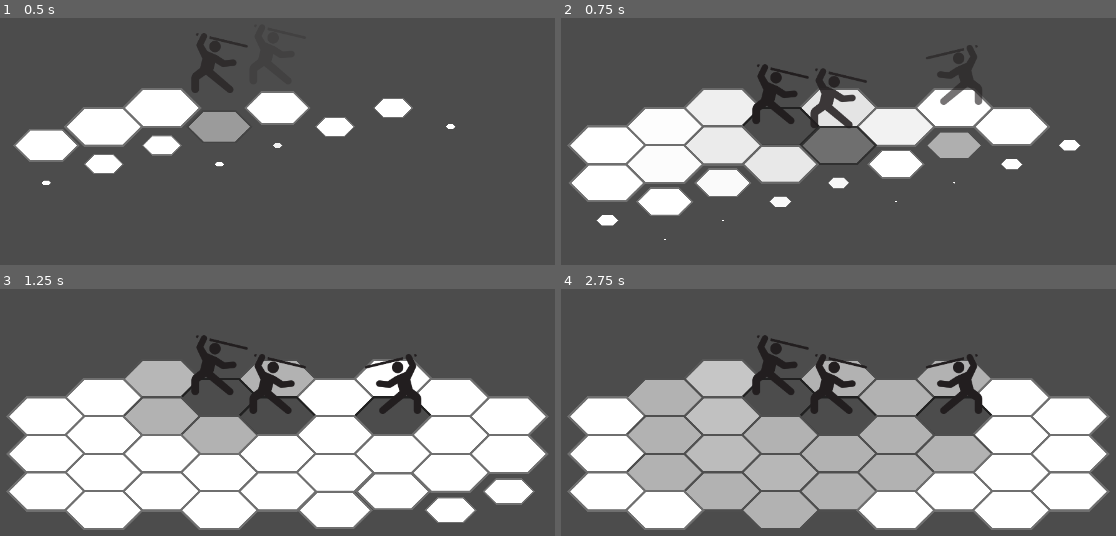
Above: before the commit, frames 1-4 (two rows, left to right).
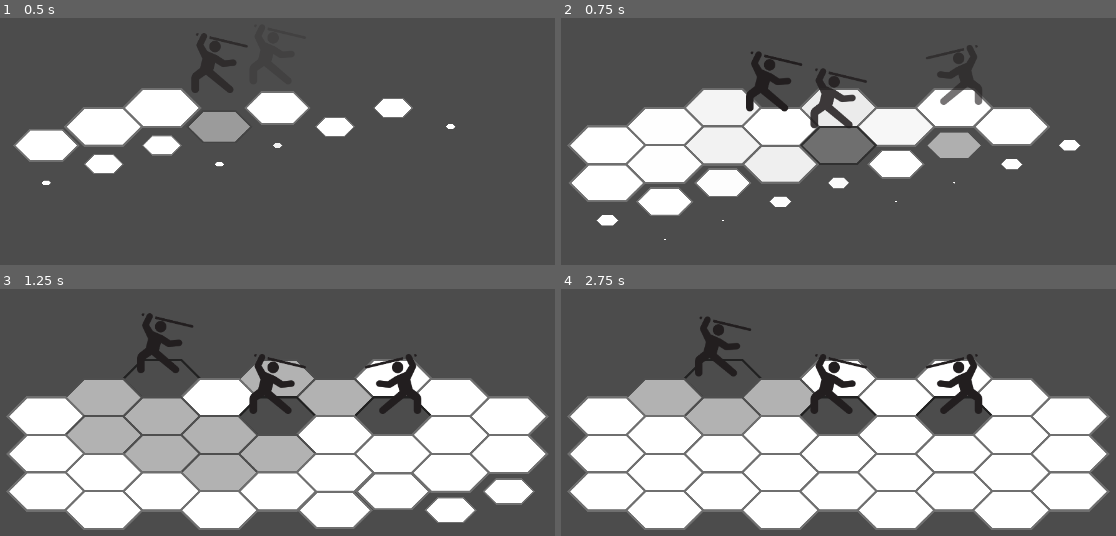
Above: after the commit, the same moments.

Repository: eduregis/hexachronos
Game: Godot game, scene res://View/Scenes/Scene1.tscn
Two runs of this game, one before a commit and one after it. Both use one fixed random seed, a clock stepped at 60 frames per second and the inputs below.
Inputs (mouse positions are in pixels of both pictures, inside the frame that each line leads up to):
- Up to frame 1 (0.5 s): no input
- Up to frame 2 (0.75 s): tap Enter (ui_accept) at 0.5, 0.6 s; move the mouse to (721, 106) at 0.52 s; hold Right (ui_right) from 0.53 s (still down); click (721, 106) at 0.67 s
- Up to frame 3 (1.25 s): keep holding Right (ui_right); tap Enter (ui_accept) at 0.77, 1.07 s
- Up to frame 4 (2.75 s): move the mouse to (838, 377) at 1.27 s; release Right (ui_right) at 1.28 s; tap Enter (ui_accept) at 1.35, 1.52, 1.82, 2.1 s; click (838, 377) at 1.42 s; move the mouse to (955, 377) at 2.02 s; hold Right (ui_right) from 2.03 s (still down); click (955, 377) at 2.17 s

Frame 1 is identical in both runs. In frame 2, 2.5% of the frame differs, in the area x 32-47%, y 13-52%; in frame 3, 14%; in frame 4, 27%, in the area x 11-78%, y 11-98%.

Commit message:
ajusts in scene1

Diff:
--- a/Controller/Scenes/BasicScene.gd
+++ b/Controller/Scenes/BasicScene.gd
@@ -17,7 +17,7 @@
 signal end_of_dialogue
 
 func _process(delta):
-	if Input.is_action_just_pressed("ui_accept") && characters.size() > 0:
+	if Input.is_action_just_pressed("ui_right") && characters.size() > 0:
 		next_turn_stage()
 
 #	funções à serem sobreescritas
--- a/Controller/Scenes/Scene1.gd
+++ b/Controller/Scenes/Scene1.gd
@@ -6,23 +6,22 @@
 	set_ally("Tanker", 1, 1)
 	set_ally("Mechanic", 2, 2)
 	set_foe("Foe", 3, 2)
+	pass
+
+func post_menu_inserts():
 #	load_dialogue("0001")
 #	yield(self, "end_of_dialogue")
 #	yield(get_tree().create_timer(0.5), "timeout")
-#	load_dialogue("0002")
 	pass
 
-func post_menu_inserts():
-	print("aa")
-
 func post_move_inserts():
-	print("bb")
+	pass
 
 func post_attack_menu_inserts():
-	print("cc")
+	pass
 
 func post_attack_inserts():
-	print("dd")
+	pass
 
 func post_turn_inserts():
-	print("ee")
+	pass
